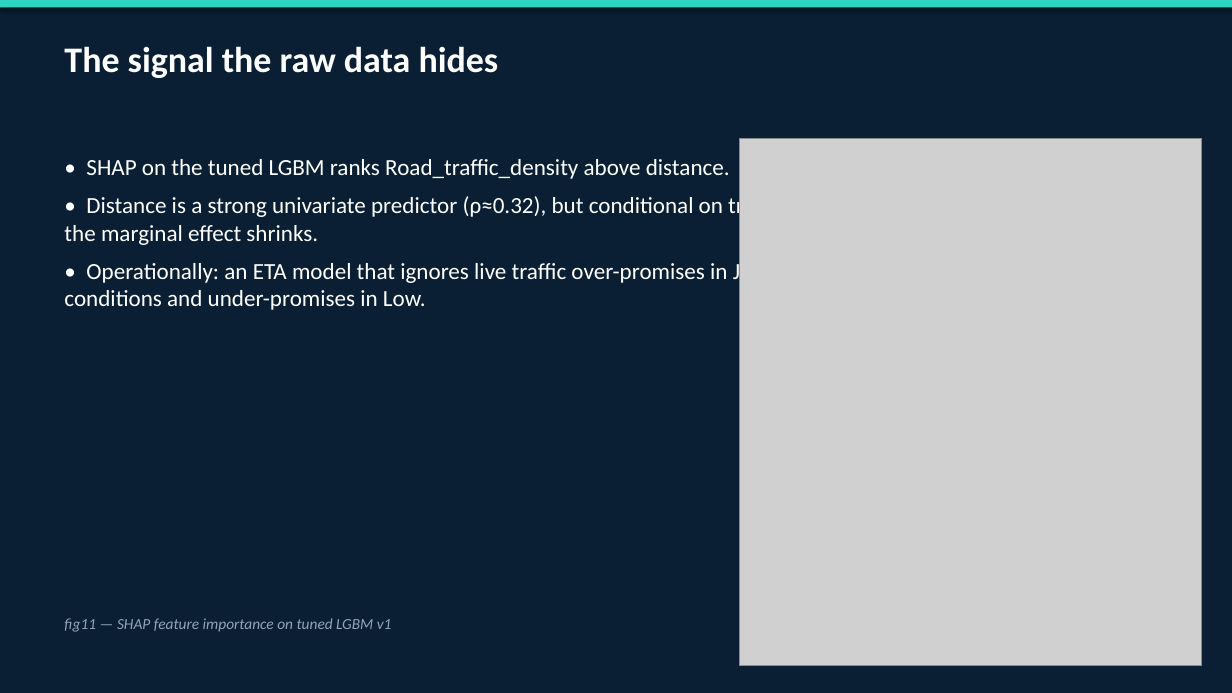
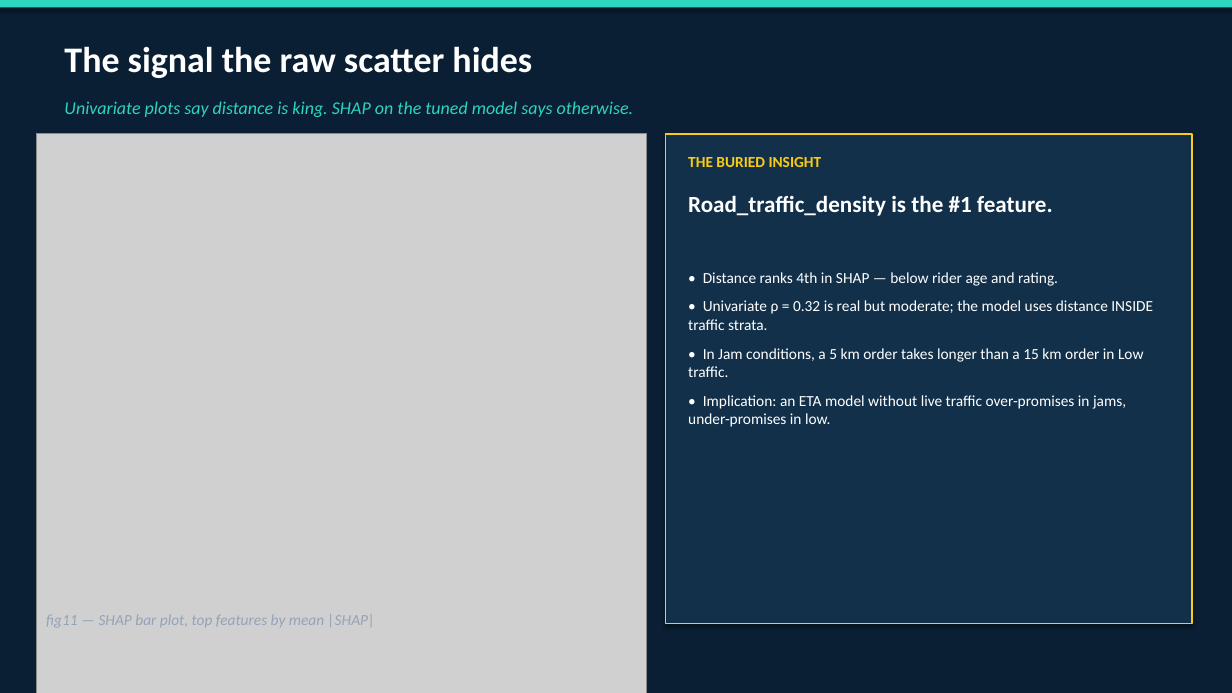
Before and after one commit to TheClazer/Zomato-delivery-estimation, a slide deck: slide 8 of reports/eda_2pm.pptx. Drawn at 1232x693 pixels with LibreOffice and Linux fonts; fonts in the diff are those of the drawing; grey boxes stand for pictures. Boxes give left, top, right and bottom in pixels: in the first picture for what was removed or moved away, otherwise in the second. Text is boxed around its words. In the diff, an @@ line names an element or a change of style, - is before the commit and + after.

```diff
--- a/reports/eda_2pm.pptx
+++ b/reports/eda_2pm.pptx
@@ text at [64,46,532,78]: text changed @@
-The signal the raw data hides
+The signal the raw scatter hides
@@ text at [64,101,633,117]: text changed; size 18 to 14 pt; text colour #FFFFFF to #2DD4BF; italic on @@
-• SHAP on the tuned LGBM ranks Road_traffic_density above distance.
-• Distance is a strong univariate predictor (ρ≈0.32), but conditional on traffic the marginal effect shrinks.
-• Operationally: an ETA model that ignores live traffic over-promises in Jam conditions and under-promises in Low.
+Univariate plots say distance is king. SHAP on the tuned model says otherwise.
@@ picture: place and size @@
-picture at [739,139,1202,665]
+picture at [37,134,647,693]
@@ rectangle added at [665,134,1192,624], fill #12304A, outline #FACC15 1 pt @@
@@ text added at [688,157,822,167], 12 pt, text #FACC15, bold @@
+THE BURIED INSIGHT
@@ text added at [688,195,1053,216], 18 pt, text #FFFFFF, bold @@
+Road_traffic_density is the #1 feature.
@@ text added at [688,272,1153,427], 12 pt, text #FFFFFF @@
+• Distance ranks 4th in SHAP — below rider age and rating.
+• Univariate ρ = 0.32 is real but moderate; the model uses distance INSIDE traffic strata.
+• In Jam conditions, a 5 km order takes longer than a 15 km order in Low traffic.
+• Implication: an ETA model without live traffic over-promises in jams, under-promises in low.
@@ text at [46,614,376,627]: text changed @@
-fig11 — SHAP feature importance on tuned LGBM v1
+fig11 — SHAP bar plot, top features by mean |SHAP|
```
Also in this commit, not shown: 7 other slides changed, 1 slide added, 1 slide removed, 5 other files.
